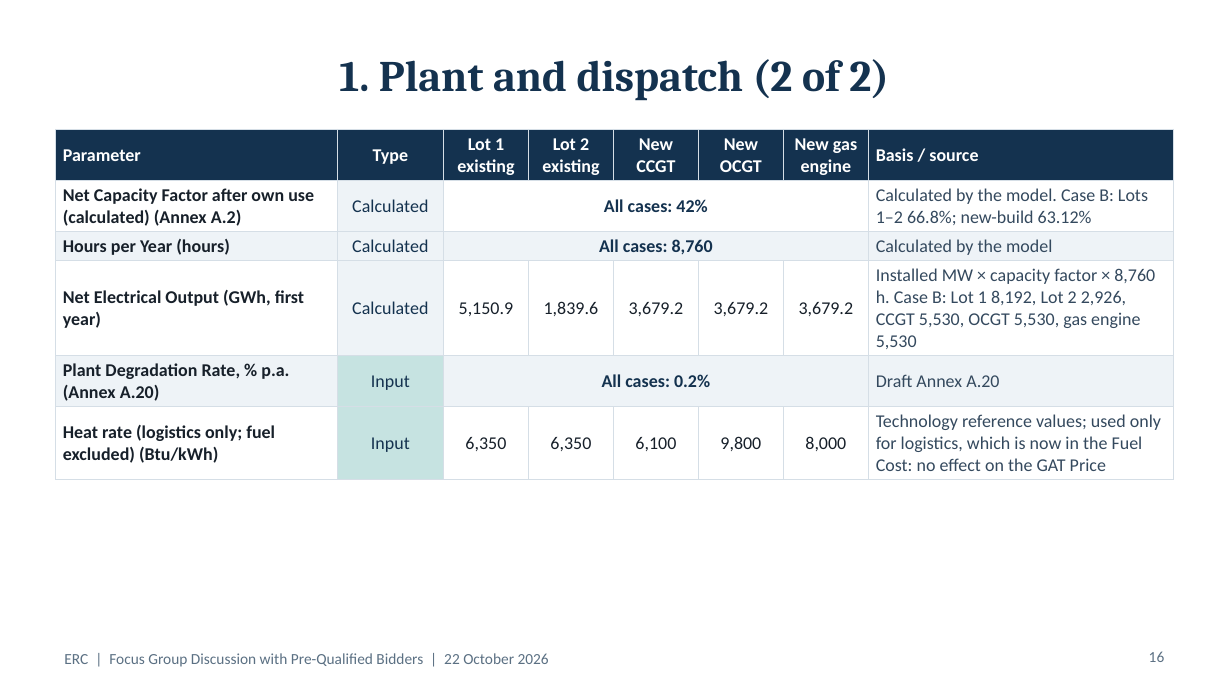
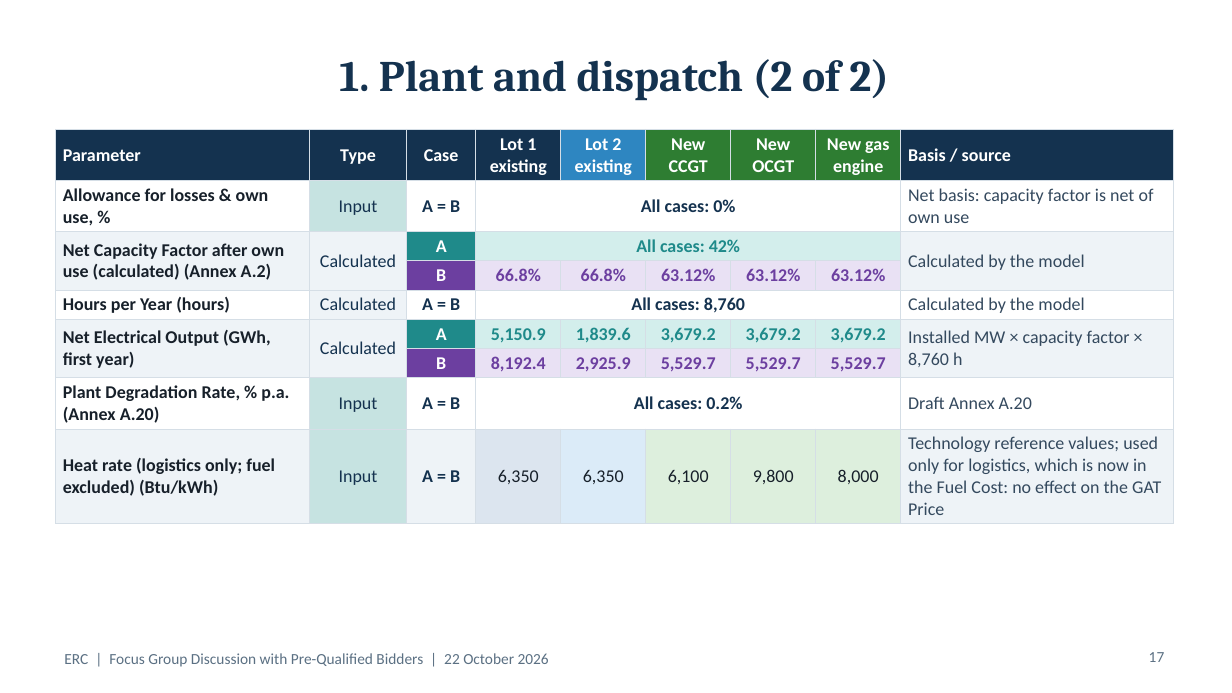
Before and after one commit to polyphase123/Midmerit, a slide deck: slide 17 of ERC_FGD_Model_Assumptions.pptx (slide 16 before the commit). Drawn at 1232x693 pixels with LibreOffice and Linux fonts; fonts in the diff are those of the drawing. Boxes give left, top, right and bottom in pixels: in the first picture for what was removed or moved away, otherwise in the second. Text is boxed around its words. In the diff, an @@ line names an element or a change of style, - is before the commit and + after.

```diff
--- a/ERC_FGD_Model_Assumptions.pptx
+++ b/ERC_FGD_Model_Assumptions.pptx
@@ table at [55,129,1174,519] @@
-Parameter | Type | Lot 1 existing | Lot 2 existing | New CCGT | New OCGT | New gas engine | Basis / source
-Net Capacity Factor after own use (calculated) (Annex A.2) | Calculated | All cases: 42% |  |  |  |  | Calculated by the model. Case B: Lots 1–2 66.8%; new-build 63.12%
-Hours per Year (hours) | Calculated | All cases: 8,760 |  |  |  |  | Calculated by the model
-Net Electrical Output (GWh, first year) | Calculated | 5,150.9 | 1,839.6 | 3,679.2 | 3,679.2 | 3,679.2 | Installed MW × capacity factor × 8,760 h. Case B: Lot 1 8,192, Lot 2 2,926, CCGT 5,530, OCGT 5,530, gas engine 5,530
-Plant Degradation Rate, % p.a. (Annex A.20) | Input | All cases: 0.2% |  |  |  |  | Draft Annex A.20
-Heat rate (logistics only; fuel excluded) (Btu/kWh) | Input | 6,350 | 6,350 | 6,100 | 9,800 | 8,000 | Technology reference values; used only for logistics, which is now in the Fuel Cost: no effect on the GAT Price
+Parameter | Type | Case | Lot 1 existing | Lot 2 existing | New CCGT | New OCGT | New gas engine | Basis / source
+Allowance for losses & own use, % | Input | A = B | All cases: 0% |  |  |  |  | Net basis: capacity factor is net of own use
+Net Capacity Factor after own use (calculated) (Annex A.2) | Calculated | A | All cases: 42% |  |  |  |  | Calculated by the model
+ |  | B | 66.8% | 66.8% | 63.12% | 63.12% | 63.12% | 
+Hours per Year (hours) | Calculated | A = B | All cases: 8,760 |  |  |  |  | Calculated by the model
+Net Electrical Output (GWh, first year) | Calculated | A | 5,150.9 | 1,839.6 | 3,679.2 | 3,679.2 | 3,679.2 | Installed MW × capacity factor × 8,760 h
+ |  | B | 8,192.4 | 2,925.9 | 5,529.7 | 5,529.7 | 5,529.7 | 
+Plant Degradation Rate, % p.a. (Annex A.20) | Input | A = B | All cases: 0.2% |  |  |  |  | Draft Annex A.20
+Heat rate (logistics only; fuel excluded) (Btu/kWh) | Input | A = B | 6,350 | 6,350 | 6,100 | 9,800 | 8,000 | Technology reference values; used only for logistics, which is now in the Fuel Cost: no effect on the GAT Price
@@ page number at [1149,652,1165,662]: text changed @@
-16
+17
```
Also in this commit, not shown: 22 other slides changed, 4 slides added.
